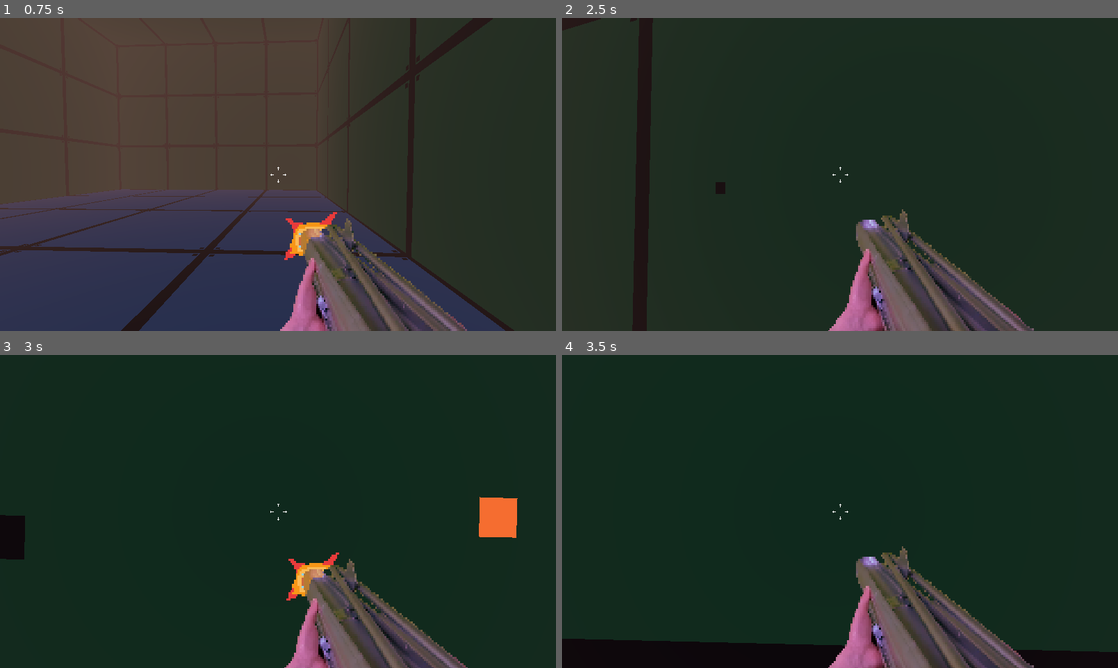
Above: before the commit, frames 1-4 (two rows, left to right).
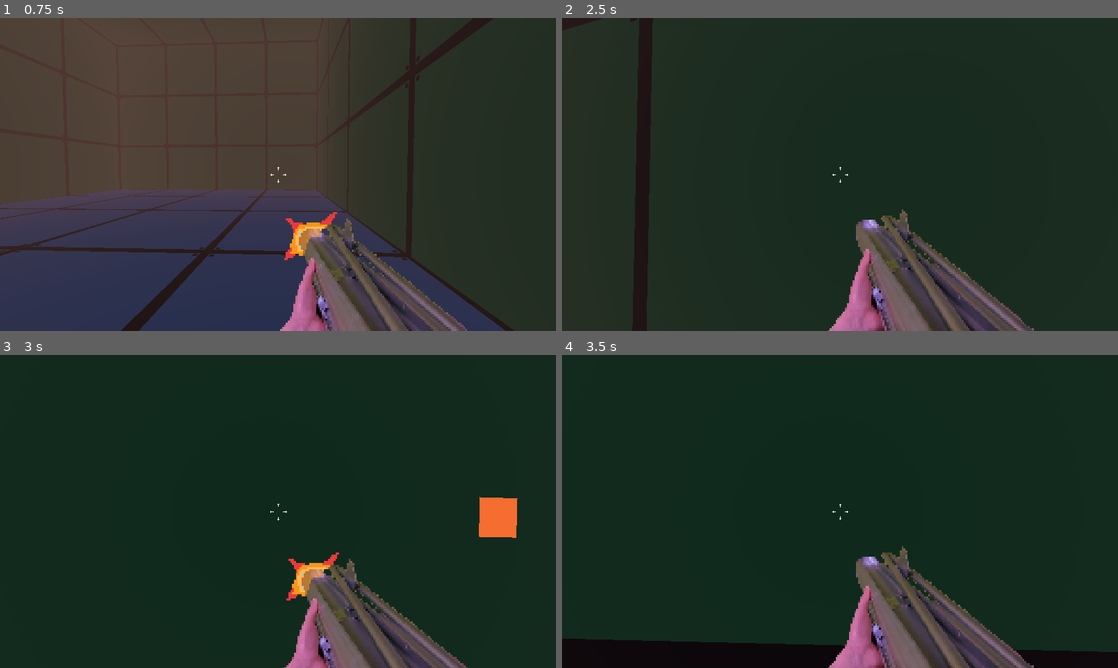
Above: after the commit, the same moments.

Repository: emmdie/GlobalGamejam23
Game: Godot game, scene res://Scenes/Levels/test_level.tscn
Two runs of this game, one before a commit and one after it. Both use one fixed random seed, a clock stepped at 60 frames per second and the inputs below. This scene is started directly instead of the project's main scene.
Inputs (mouse positions are in pixels of both pictures, inside the frame that each line leads up to):
- Up to frame 1 (0.75 s): move the mouse to (272, 180) at 0.52 s; press the mouse at (272, 180) at 0.53 s; hold W (move_forward) from 0.53 s (still down)
- Up to frame 2 (2.5 s): keep holding W (move_forward); tap Space (jump) at 0.77, 1.52 s; move the mouse to (878, 177) at 1.27 s; release the mouse at (878, 177) at 1.28 s; click (878, 177) at 1.35 s; move the mouse to (795, 171) at 2.02 s; press the mouse at (795, 171) at 2.03 s
- Up to frame 3 (3 s): move the mouse to (283, 511) at 2.77 s; release W (move_forward) at 2.78 s; release the mouse at (283, 511) at 2.78 s; hold A (move_left) from 2.78 s (still down); click (283, 511) at 2.85 s
- Up to frame 4 (3.5 s): keep holding A (move_left); tap Space (jump) at 3.02 s

Frame 1 is identical in both runs. In frame 2, less than 0.1% of the frame differs, in the area x 27-30%, y 52-57%; in frame 3, 0.6%, in the area x 0-5%, y 51-66%; in frame 4, nothing differs.

Commit message:
add enemy hit behaviour

Diff:
--- a/Scenes/Enemies/enemy.tscn
+++ b/Scenes/Enemies/enemy.tscn
@@ -1,7 +1,82 @@
-[gd_scene load_steps=8 format=3 uid="uid://cc7t0rn0po8th"]
+[gd_scene load_steps=14 format=3 uid="uid://cc7t0rn0po8th"]
 
 [ext_resource type="Texture2D" uid="uid://cugnylftce3di" path="res://Assets/Gaphics/enemies/fish.png" id="1_6nqui"]
+[ext_resource type="Script" path="res://Scripts/Enemies/enemy_movement.gd" id="1_rona1"]
 [ext_resource type="Script" path="res://Scripts/Enemies/enemy.gd" id="2_6op01"]
+[ext_resource type="Script" path="res://Scripts/Common/AudioCue3D.gd" id="4_lkemt"]
+[ext_resource type="Script" path="res://Scripts/Enemies/enemy_hitbox.gd" id="4_p7ax0"]
+[ext_resource type="AudioStream" uid="uid://bld7u5xbmxkf2" path="res://Assets/Sounds/Enemy/laugth1.wav" id="5_agk75"]
+[ext_resource type="AudioStream" uid="uid://b7rvouf5or4n5" path="res://Assets/Sounds/Enemy/laugth2.wav" id="6_tattm"]
+[ext_resource type="AudioStream" uid="uid://dyh6msjo4ml4x" path="res://Assets/Sounds/Enemy/whip.wav" id="7_2sk7j"]
+
+[sub_resource type="Animation" id="Animation_syrj7"]
+length = 0.001
+tracks/0/type = "bezier"
+tracks/0/imported = false
+tracks/0/enabled = true
+tracks/0/path = NodePath(".:position:x")
+tracks/0/interp = 1
+tracks/0/loop_wrap = true
+tracks/0/keys = {
+"handle_modes": PackedInt32Array(0),
+"points": PackedFloat32Array(0, -0.25, 0, 0.25, 0),
+"times": PackedFloat32Array(0)
+}
+tracks/1/type = "bezier"
+tracks/1/imported = false
+tracks/1/enabled = true
+tracks/1/path = NodePath(".:position:y")
+tracks/1/interp = 1
+tracks/1/loop_wrap = true
+tracks/1/keys = {
+"handle_modes": PackedInt32Array(0),
+"points": PackedFloat32Array(0, -0.25, 0, 0.25, 0),
+"times": PackedFloat32Array(0)
+}
+tracks/2/type = "bezier"
+tracks/2/imported = false
+tracks/2/enabled = true
+tracks/2/path = NodePath(".:position:z")
+tracks/2/interp = 1
+tracks/2/loop_wrap = true
+tracks/2/keys = {
+"handle_modes": PackedInt32Array(0),
+"points": PackedFloat32Array(0, -0.25, 0, 0.25, 0),
+"times": PackedFloat32Array(0)
+}
+tracks/3/type = "bezier"
+tracks/3/imported = false
+tracks/3/enabled = true
+tracks/3/path = NodePath(".:scale:x")
+tracks/3/interp = 1
+tracks/3/loop_wrap = true
+tracks/3/keys = {
+"handle_modes": PackedInt32Array(0),
+"points": PackedFloat32Array(1.1, -0.25, 0, 0.25, 0),
+"times": PackedFloat32Array(0)
+}
+tracks/4/type = "bezier"
+tracks/4/imported = false
+tracks/4/enabled = true
+tracks/4/path = NodePath(".:scale:y")
+tracks/4/interp = 1
+tracks/4/loop_wrap = true
+tracks/4/keys = {
+"handle_modes": PackedInt32Array(0),
+"points": PackedFloat32Array(0.9, -0.25, 0, 0.25, 0),
+"times": PackedFloat32Array(0)
+}
+tracks/5/type = "bezier"
+tracks/5/imported = false
+tracks/5/enabled = true
+tracks/5/path = NodePath(".:scale:z")
+tracks/5/interp = 1
+tracks/5/loop_wrap = true
+tracks/5/keys = {
+"handle_modes": PackedInt32Array(0),
+"points": PackedFloat32Array(1, -0.25, 0, 0.25, 0),
+"times": PackedFloat32Array(0)
+}
 
 [sub_resource type="Animation" id="Animation_7otpf"]
 resource_name = "bounce"
@@ -73,75 +148,6 @@
 "times": PackedFloat32Array(0.4, 0.5, 0.9)
 }
 
-[sub_resource type="Animation" id="Animation_syrj7"]
-length = 0.001
-tracks/0/type = "bezier"
-tracks/0/imported = false
-tracks/0/enabled = true
-tracks/0/path = NodePath(".:position:x")
-tracks/0/interp = 1
-tracks/0/loop_wrap = true
-tracks/0/keys = {
-"handle_modes": PackedInt32Array(0),
-"points": PackedFloat32Array(0, -0.25, 0, 0.25, 0),
-"times": PackedFloat32Array(0)
-}
-tracks/1/type = "bezier"
-tracks/1/imported = false
-tracks/1/enabled = true
-tracks/1/path = NodePath(".:position:y")
-tracks/1/interp = 1
-tracks/1/loop_wrap = true
-tracks/1/keys = {
-"handle_modes": PackedInt32Array(0),
-"points": PackedFloat32Array(0, -0.25, 0, 0.25, 0),
-"times": PackedFloat32Array(0)
-}
-tracks/2/type = "bezier"
-tracks/2/imported = false
-tracks/2/enabled = true
-tracks/2/path = NodePath(".:position:z")
-tracks/2/interp = 1
-tracks/2/loop_wrap = true
-tracks/2/keys = {
-"handle_modes": PackedInt32Array(0),
-"points": PackedFloat32Array(0, -0.25, 0, 0.25, 0),
-"times": PackedFloat32Array(0)
-}
-tracks/3/type = "bezier"
-tracks/3/imported = false
-tracks/3/enabled = true
-tracks/3/path = NodePath(".:scale:x")
-tracks/3/interp = 1
-tracks/3/loop_wrap = true
-tracks/3/keys = {
-"handle_modes": PackedInt32Array(0),
-"points": PackedFloat32Array(1.1, -0.25, 0, 0.25, 0),
-"times": PackedFloat32Array(0)
-}
-tracks/4/type = "bezier"
-tracks/4/imported = false
-tracks/4/enabled = true
-tracks/4/path = NodePath(".:scale:y")
-tracks/4/interp = 1
-tracks/4/loop_wrap = true
-tracks/4/keys = {
-"handle_modes": PackedInt32Array(0),
-"points": PackedFloat32Array(0.9, -0.25, 0, 0.25, 0),
-"times": PackedFloat32Array(0)
-}
-tracks/5/type = "bezier"
-tracks/5/imported = false
-tracks/5/enabled = true
-tracks/5/path = NodePath(".:scale:z")
-tracks/5/interp = 1
-tracks/5/loop_wrap = true
-tracks/5/keys = {
-"handle_modes": PackedInt32Array(0),
-"points": PackedFloat32Array(1, -0.25, 0, 0.25, 0),
-"times": PackedFloat32Array(0)
-}
-
 [sub_resource type="AnimationLibrary" id="AnimationLibrary_3g7ju"]
 _data = {
 "RESET": SubResource("Animation_syrj7"),
@@ -153,29 +159,50 @@
 height = 3.969
 
 [sub_resource type="CylinderShape3D" id="CylinderShape3D_442yj"]
-height = 5.297
-
-[node name="CharacterBody3D" type="CharacterBody3D"]
-
-[node name="Enemy" type="Sprite3D" parent="."]
+
+[node name="Enemy" type="CharacterBody3D"]
+collision_layer = 4
+collision_mask = 3
+script = ExtResource("1_rona1")
+
+[node name="Sprite" type="Node3D" parent="."]
+transform = Transform3D(0.3, 0, 0, 0, 0.3, 0, 0, 0, 0.3, 0, 0, 0)
+
+[node name="EnemySprite" type="Sprite3D" parent="Sprite"]
 transform = Transform3D(1.1, 0, 0, 0, 0.9, 0, 0, 0, 1, 0, 0, 0)
 offset = Vector2(50, 460)
 billboard = 2
 texture = ExtResource("1_6nqui")
 script = ExtResource("2_6op01")
 
-[node name="AnimationPlayer" type="AnimationPlayer" parent="Enemy"]
+[node name="AnimationPlayer" type="AnimationPlayer" parent="Sprite/EnemySprite"]
 libraries = {
 "": SubResource("AnimationLibrary_3g7ju")
 }
 autoplay = "bounce"
 
-[node name="HitboxHead" type="Area3D" parent="Enemy"]
-
-[node name="CollisionShape3D" type="CollisionShape3D" parent="Enemy/HitboxHead"]
+[node name="HitboxHead" type="Area3D" parent="Sprite/EnemySprite" node_paths=PackedStringArray("parent")]
+collision_layer = 64
+collision_mask = 8
+script = ExtResource("4_p7ax0")
+parent = NodePath("../../..")
+
+[node name="CollisionHitbox3D" type="CollisionShape3D" parent="Sprite/EnemySprite/HitboxHead"]
 transform = Transform3D(-1, 0, 2.78142e-07, 0, 1, 0, -2.78142e-07, 0, -1, 0, 7.1, 0.2)
 shape = SubResource("CapsuleShape3D_ryu4y")
 
 [node name="CollisionShape3D" type="CollisionShape3D" parent="."]
-transform = Transform3D(1, 0, 0, 0, 1, 0, 0, 0, 1, 0, 3, 0)
+transform = Transform3D(1, 0, 0, 0, 1, 0, 0, 0, 1, 0, 1.43739, 0)
 shape = SubResource("CylinderShape3D_442yj")
+
+[node name="NavigationAgent3D" type="NavigationAgent3D" parent="."]
+
+[node name="SFX" type="Node3D" parent="."]
+
+[node name="Laugth" type="AudioStreamPlayer3D" parent="SFX"]
+script = ExtResource("4_lkemt")
+sources = Array[AudioStream]([ExtResource("5_agk75"), ExtResource("6_tattm")])
+
+[node name="Hit" type="AudioStreamPlayer3D" parent="SFX"]
+script = ExtResource("4_lkemt")
+sources = Array[AudioStream]([ExtResource("7_2sk7j")])
--- a/Scenes/Levels/test_level.tscn
+++ b/Scenes/Levels/test_level.tscn
@@ -1,10 +1,15 @@
-[gd_scene load_steps=29 format=3 uid="uid://xd5477qsqqjl"]
+[gd_scene load_steps=31 format=3 uid="uid://xd5477qsqqjl"]
 
 [ext_resource type="Script" path="res://addons/qodot/src/nodes/qodot_map.gd" id="1_x3crc"]
 [ext_resource type="Resource" uid="uid://c36hv0o6g0udo" path="res://addons/qodot/game_definitions/fgd/qodot_fgd.tres" id="2_0fmo1"]
 [ext_resource type="Texture2D" uid="uid://d0nfpe6070jae" path="res://trenchbroom/textures/dev/blue.png" id="3_o0ots"]
 [ext_resource type="Texture2D" uid="uid://ctp7qsirmmuik" path="res://trenchbroom/textures/dev/green.png" id="4_ljrmc"]
 [ext_resource type="PackedScene" uid="uid://baeoasb40ibv4" path="res://Scenes/Player/Player.tscn" id="5_3dhv8"]
+[ext_resource type="PackedScene" uid="uid://cc7t0rn0po8th" path="res://Scenes/Enemies/enemy.tscn" id="6_k0eq3"]
+
+[sub_resource type="NavigationMesh" id="NavigationMesh_fkg7h"]
+vertices = PackedVector3Array(-21, 4.5, -5, -20.75, 4.5, -31.25, -39.25, 4.5, -31.25, -39.25, 4.5, -5, -19.25, 4.5, -4.75, -19.25, 4, -3, -13, 4, -3, -13, 4.5, -4.75, -21, 4.5, -5, -19.25, 4.5, -4.75, -13, 4.5, -4.75, -11.25, 4.5, -5, -11.5, 4.5, -31.25, -20.75, 4.5, -31.25, -11.25, 4.5, -5, 3.5, 4.5, -5, 3.5, 4.5, -31.25, -11.5, 4.5, -31.25, -20, 17, -4, -20, 17, 7.75, -12.25, 17, 7.75, -12.25, 17, -4, -11.25, 1, 8.25, -12.25, 1, 8.75, -12.25, 1, 15.5, 3.5, 1, 15.5, 3.5, 1, -3.25, -11.25, 1, -3.25, -11.25, 1, 8.25, 3.5, 1, 15.5, -11.75, 13, 8.75, -13.25, 13, 8.75, -13, 13, 16, -11.25, 13, 8.25, -11.75, 13, 8.75, -13, 13, 16, 4, 13, 16, 4, 13, -3.25, -11.25, 13, -3.25, -11.25, 13, 8.25, 4, 13, 16, -13, 1.25, 7, -13, 4, -3, -19.25, 4, -3, -19.25, 1.25, 7.25, -13, 1, 8.5, -13, 1.25, 7, -19.25, 1.25, 7.25, -12.25, 1, 15.5, -12.25, 1, 8.75, -13, 1, 8.5, -19.25, 1.25, 7.25, -19.25, 1, 15.5, -13.25, 13, 8.75, -19.25, 13, 8.75, -19.25, 13, 16, -13, 13, 16)
+polygons = [PackedInt32Array(3, 2, 0), PackedInt32Array(0, 2, 1), PackedInt32Array(7, 6, 4), PackedInt32Array(4, 6, 5), PackedInt32Array(9, 8, 10), PackedInt32Array(10, 8, 11), PackedInt32Array(11, 8, 13), PackedInt32Array(11, 13, 12), PackedInt32Array(15, 14, 16), PackedInt32Array(16, 14, 17), PackedInt32Array(21, 20, 18), PackedInt32Array(18, 20, 19), PackedInt32Array(23, 22, 24), PackedInt32Array(24, 22, 25), PackedInt32Array(27, 26, 28), PackedInt32Array(28, 26, 29), PackedInt32Array(32, 31, 30), PackedInt32Array(34, 33, 35), PackedInt32Array(35, 33, 36), PackedInt32Array(38, 37, 39), PackedInt32Array(39, 37, 40), PackedInt32Array(42, 41, 43), PackedInt32Array(43, 41, 44), PackedInt32Array(47, 46, 45), PackedInt32Array(50, 49, 51), PackedInt32Array(51, 49, 48), PackedInt32Array(51, 48, 52), PackedInt32Array(54, 53, 55), PackedInt32Array(55, 53, 56)]
 
 [sub_resource type="StandardMaterial3D" id="StandardMaterial3D_444hh"]
 texture_filter = 0
@@ -105,7 +110,10 @@
 
 [node name="Level" type="Node3D"]
 
-[node name="QodotMap" type="Node3D" parent="."]
+[node name="NavigationRegion3D" type="NavigationRegion3D" parent="."]
+navigation_mesh = SubResource("NavigationMesh_fkg7h")
+
+[node name="QodotMap" type="Node3D" parent="NavigationRegion3D"]
 script = ExtResource("1_x3crc")
 map_file = "C:/Users/Raue/Documents/GGJ/2024/GlobalGamejam23/trenchbroom/mapsource/test.map"
 inverse_scale_factor = 32.0
@@ -114,63 +122,63 @@
 texture_file_extensions = PackedStringArray("png", "jpg", "jpeg", "bmp")
 default_material = SubResource("StandardMaterial3D_444hh")
 
-[node name="entity_0_worldspawn" type="StaticBody3D" parent="QodotMap"]
+[node name="entity_0_worldspawn" type="StaticBody3D" parent="NavigationRegion3D/QodotMap"]
 
-[node name="entity_0_mesh_instance" type="MeshInstance3D" parent="QodotMap/entity_0_worldspawn"]
+[node name="entity_0_mesh_instance" type="MeshInstance3D" parent="NavigationRegion3D/QodotMap/entity_0_worldspawn"]
 mesh = SubResource("ArrayMesh_rrtyf")
 
-[node name="entity_0_occluder_instance" type="OccluderInstance3D" parent="QodotMap/entity_0_worldspawn"]
+[node name="entity_0_occluder_instance" type="OccluderInstance3D" parent="NavigationRegion3D/QodotMap/entity_0_worldspawn"]
 occluder = SubResource("ArrayOccluder3D_jcd02")
 
-[node name="entity_0_brush_0_collision_shape" type="CollisionShape3D" parent="QodotMap/entity_0_worldspawn"]
+[node name="entity_0_brush_0_collision_shape" type="CollisionShape3D" parent="NavigationRegion3D/QodotMap/entity_0_worldspawn"]
 shape = SubResource("ConvexPolygonShape3D_gkcmm")
 
-[node name="entity_0_brush_1_collision_shape" type="CollisionShape3D" parent="QodotMap/entity_0_worldspawn"]
+[node name="entity_0_brush_1_collision_shape" type="CollisionShape3D" parent="NavigationRegion3D/QodotMap/entity_0_worldspawn"]
 shape = SubResource("ConvexPolygonShape3D_ulrav")
 
-[node name="entity_0_brush_2_collision_shape" type="CollisionShape3D" parent="QodotMap/entity_0_worldspawn"]
+[node name="entity_0_brush_2_collision_shape" type="CollisionShape3D" parent="NavigationRegion3D/QodotMap/entity_0_worldspawn"]
 shape = SubResource("ConvexPolygonShape3D_801ru")
 
-[node name="entity_0_brush_3_collision_shape" type="CollisionShape3D" parent="QodotMap/entity_0_worldspawn"]
+[node name="entity_0_brush_3_collision_shape" type="CollisionShape3D" parent="NavigationRegion3D/QodotMap/entity_0_worldspawn"]
 shape = SubResource("ConvexPolygonShape3D_gader")
 
-[node name="entity_0_brush_4_collision_shape" type="CollisionShape3D" parent="QodotMap/entity_0_worldspawn"]
+[node name="entity_0_brush_4_collision_shape" type="CollisionShape3D" parent="NavigationRegion3D/QodotMap/entity_0_worldspawn"]
 shape = SubResource("ConvexPolygonShape3D_4de37")
 
-[node name="entity_0_brush_5_collision_shape" type="CollisionShape3D" parent="QodotMap/entity_0_worldspawn"]
+[node name="entity_0_brush_5_collision_shape" type="CollisionShape3D" parent="NavigationRegion3D/QodotMap/entity_0_worldspawn"]
 shape = SubResource("ConvexPolygonShape3D_laxom")
 
-[node name="entity_0_brush_6_collision_shape" type="CollisionShape3D" parent="QodotMap/entity_0_worldspawn"]
+[node name="entity_0_brush_6_collision_shape" type="CollisionShape3D" parent="NavigationRegion3D/QodotMap/entity_0_worldspawn"]
 shape = SubResource("ConvexPolygonShape3D_j8l4n")
 
-[node name="entity_0_brush_7_collision_shape" type="CollisionShape3D" parent="QodotMap/entity_0_worldspawn"]
+[node name="entity_0_brush_7_collision_shape" type="CollisionShape3D" parent="NavigationRegion3D/QodotMap/entity_0_worldspawn"]
 shape = SubResource("ConvexPolygonShape3D_8u7bh")
 
-[node name="entity_0_brush_8_collision_shape" type="CollisionShape3D" parent="QodotMap/entity_0_worldspawn"]
+[node name="entity_0_brush_8_collision_shape" type="CollisionShape3D" parent="NavigationRegion3D/QodotMap/entity_0_worldspawn"]
 shape = SubResource("ConvexPolygonShape3D_abumc")
 
-[node name="entity_0_brush_9_collision_shape" type="CollisionShape3D" parent="QodotMap/entity_0_worldspawn"]
+[node name="entity_0_brush_9_collision_shape" type="CollisionShape3D" parent="NavigationRegion3D/QodotMap/entity_0_worldspawn"]
 shape = SubResource("ConvexPolygonShape3D_37tlv")
 
-[node name="entity_0_brush_10_collision_shape" type="CollisionShape3D" parent="QodotMap/entity_0_worldspawn"]
+[node name="entity_0_brush_10_collision_shape" type="CollisionShape3D" parent="NavigationRegion3D/QodotMap/entity_0_worldspawn"]
 shape = SubResource("ConvexPolygonShape3D_fsu07")
 
-[node name="entity_0_brush_11_collision_shape" type="CollisionShape3D" parent="QodotMap/entity_0_worldspawn"]
+[node name="entity_0_brush_11_collision_shape" type="CollisionShape3D" parent="NavigationRegion3D/QodotMap/entity_0_worldspawn"]
 shape = SubResource("ConvexPolygonShape3D_uchgu")
 
-[node name="entity_0_brush_12_collision_shape" type="CollisionShape3D" parent="QodotMap/entity_0_worldspawn"]
+[node name="entity_0_brush_12_collision_shape" type="CollisionShape3D" parent="NavigationRegion3D/QodotMap/entity_0_worldspawn"]
 shape = SubResource("ConvexPolygonShape3D_tabjx")
 
-[node name="entity_0_brush_13_collision_shape" type="CollisionShape3D" parent="QodotMap/entity_0_worldspawn"]
+[node name="entity_0_brush_13_collision_shape" type="CollisionShape3D" parent="NavigationRegion3D/QodotMap/entity_0_worldspawn"]
 shape = SubResource("ConvexPolygonShape3D_r2poy")
 
-[node name="entity_0_brush_14_collision_shape" type="CollisionShape3D" parent="QodotMap/entity_0_worldspawn"]
+[node name="entity_0_brush_14_collision_shape" type="CollisionShape3D" parent="NavigationRegion3D/QodotMap/entity_0_worldspawn"]
 shape = SubResource("ConvexPolygonShape3D_x0lmj")
 
-[node name="entity_0_brush_15_collision_shape" type="CollisionShape3D" parent="QodotMap/entity_0_worldspawn"]
+[node name="entity_0_brush_15_collision_shape" type="CollisionShape3D" parent="NavigationRegion3D/QodotMap/entity_0_worldspawn"]
 shape = SubResource("ConvexPolygonShape3D_db8g4")
 
-[node name="entity_0_brush_16_collision_shape" type="CollisionShape3D" parent="QodotMap/entity_0_worldspawn"]
+[node name="entity_0_brush_16_collision_shape" type="CollisionShape3D" parent="NavigationRegion3D/QodotMap/entity_0_worldspawn"]
 shape = SubResource("ConvexPolygonShape3D_8t1d1")
 
 [node name="Player" parent="." instance=ExtResource("5_3dhv8")]
@@ -178,3 +186,6 @@
 
 [node name="WorldEnvironment" type="WorldEnvironment" parent="."]
 environment = SubResource("Environment_kk4ph")
+
+[node name="Enemy" parent="." instance=ExtResource("6_k0eq3")]
+transform = Transform3D(1, 0, 0, 0, 1, 0, 0, 0, 1, -13.8039, 4, -10.5749)
--- a/Scenes/Player/Player.tscn
+++ b/Scenes/Player/Player.tscn
@@ -74,6 +74,12 @@
 script = ExtResource("2_mjlar")
 noise = SubResource("FastNoiseLite_6j3nx")
 
+[node name="RayCast3D" type="RayCast3D" parent="Camera3D"]
+transform = Transform3D(1, 0, -1.5246e-23, -1.5246e-23, -4.37114e-08, -1, 0, 1, -4.37114e-08, 0, 0, 0)
+target_position = Vector3(2.08165e-12, -10, 2.08165e-12)
+collision_mask = 65
+collide_with_areas = true
+
 [node name="CoyoteTimer" type="Timer" parent="."]
 wait_time = 0.2
 one_shot = true
--- /dev/null
+++ b/Scripts/Common/AudioCue3D.gd
@@ -0,0 +1,24 @@
+extends AudioStreamPlayer3D
+
+class_name AudioCue3D
+
+@export var sources : Array[AudioStream]
+
+# Called when the node enters the scene tree for the first time.
+func _ready():
+	randomize()
+	stream = sources[randi() % sources.size()]
+	pass
+
+func playQueue():
+	if sources.size() > 1:
+		stream = sources[randi() % sources.size()]
+		play()
+	else:
+		randPitch()
+
+func randPitch(from: float = 0.9, to: float = 1.1):
+	var last_pitch = pitch_scale
+	var new_pitch = randf_range(from, to)
+	pitch_scale = new_pitch
+	play()
--- a/Scripts/Enemies/enemy.gd
+++ b/Scripts/Enemies/enemy.gd
@@ -1,4 +1,6 @@
 extends Sprite3D
+
+class_name EnemySprite
 
 @export var movement_speed = 100
 
--- /dev/null
+++ b/Scripts/Enemies/enemy_hitbox.gd
@@ -0,0 +1,8 @@
+extends Area3D
+
+class_name EnemyHitbox
+
+@export var parent: EnemyBase
+
+func hit(dmg):
+	parent.hit(dmg)
--- /dev/null
+++ b/Scripts/Enemies/enemy_movement.gd
@@ -0,0 +1,99 @@
+extends CharacterBody3D
+
+class_name EnemyBase
+
+@export var health: int = 100
+@export var points: int = 10
+@export var death_free_time: float = 5
+@export var speed: float = 4.0
+@export var sense_radius: float = 20
+@export var hit_radius = 20
+
+@onready var player
+@onready var free_timer = Timer.new()
+var dead = false
+
+signal enemy_died
+
+func _ready():
+	free_timer.one_shot = true
+	add_to_group("enemies")
+	add_child(free_timer)
+	player = get_tree().get_nodes_in_group("players")[0]
+
+	add_to_group("crawlers")
+	navigation_agent.path_desired_distance = 0.5
+	navigation_agent.target_desired_distance = 0.5
+	speed += randf_range(-2,1.4)
+	# Make sure to not await during _ready.
+	call_deferred("actor_setup")
+
+func hit(dmg):
+	$SFX/Hit.playQueue()
+	health -= dmg
+	if health <= 0:
+		die()
+	await get_tree().create_timer(0.2).timeout
+	$SFX/Laugth.playQueue()
+
+func die(give_points: bool = true):
+	if dead: return
+	dead = true
+	emit_signal("enemy_died")
+	return
+
+@onready var navigation_agent: NavigationAgent3D = $NavigationAgent3D
+
+func actor_setup():
+	# Wait for the first physics frame so the NavigationServer can sync.
+	await get_tree().physics_frame
+
+func set_movement_target(movement_target: Vector3):
+	navigation_agent.set_target_position(movement_target)
+
+var should_move = false
+
+func collision() -> CollisionObject3D:
+	return $CollisionShape3D
+
+func _physics_process(delta):
+	if dead: return
+	if global_position.distance_to(player.global_position) < sense_radius:
+		look_at(player.global_position)
+		var mt = player.global_position
+		mt.x += randf_range(-0.4, 0.4)
+		mt.z += randf_range(-0.4, 0.4)
+		set_movement_target(mt)
+	if global_position.distance_to(player.global_position) < hit_radius:
+		pass#explode()
+	if navigation_agent.is_navigation_finished():
+		should_move = false
+		return
+
+	#if !$sfx_crawl.playing: $sfx_crawl.play()
+	var current_agent_position: Vector3 = global_position
+	var next_path_position: Vector3 = navigation_agent.get_next_path_position()
+
+	var new_velocity: Vector3 = next_path_position - current_agent_position
+	new_velocity = new_velocity.normalized()
+	new_velocity = new_velocity * speed
+
+	if !is_on_floor():
+		velocity.y = velocity.y * 15*delta
+
+	velocity = new_velocity
+	should_move = true
+
+
+func _process(delta):
+	if dead || !should_move: return
+	move_and_slide()
+	test_collisions()
+
+
+func test_collisions():
+	if get_slide_collision_count() > 0:
+		for i in get_slide_collision_count() - 1:
+			var col = get_slide_collision(i)
+			if col.get_collider() is Player:
+				print("player hit")#explode()
--- a/Scripts/Player/player_look.gd
+++ b/Scripts/Player/player_look.gd
@@ -30,10 +30,14 @@
 
 
 func shoot_ray() -> Dictionary:
-	var space = get_world_3d().direct_space_state
-	var query = PhysicsRayQueryParameters3D.create(global_position,global_position - global_transform.basis.z * 100)
-	return space.intersect_ray(query)
-
+	$RayCast3D.force_raycast_update()
+	if $RayCast3D.is_colliding():
+		return {
+			collider = $RayCast3D.get_collider(),
+			position = $RayCast3D.get_collision_point(),
+			normal = $RayCast3D.get_collision_normal()
+		}
+	return {}
 
 # Called when there is an input event
 func _input(event: InputEvent) -> void:
--- a/Scripts/Player/player_main.gd
+++ b/Scripts/Player/player_main.gd
@@ -90,6 +90,9 @@
 		hud.play_weapon_fire()
 		var collision: Dictionary = camera.shoot_ray()
 		if !collision.is_empty():
+			if collision.collider is EnemyHitbox:
+				collision.collider.hit(1)
+				return
 			var bh = bulletHoleScene.instantiate()
 			get_parent().add_child(bh)
 			bh.place(collision.position, collision.normal)
Not shown, added: Assets/Sounds/Enemy/laugth1.wav.import
Not shown, added: Assets/Sounds/Enemy/laugth2.wav.import
Not shown, added: Assets/Sounds/Enemy/whip.wav.import
Not shown, added: Assets/Sounds/Enemy/laugth1.wav
Not shown, added: Assets/Sounds/Enemy/laugth2.wav
Not shown, added: Assets/Sounds/Enemy/whip.wav
